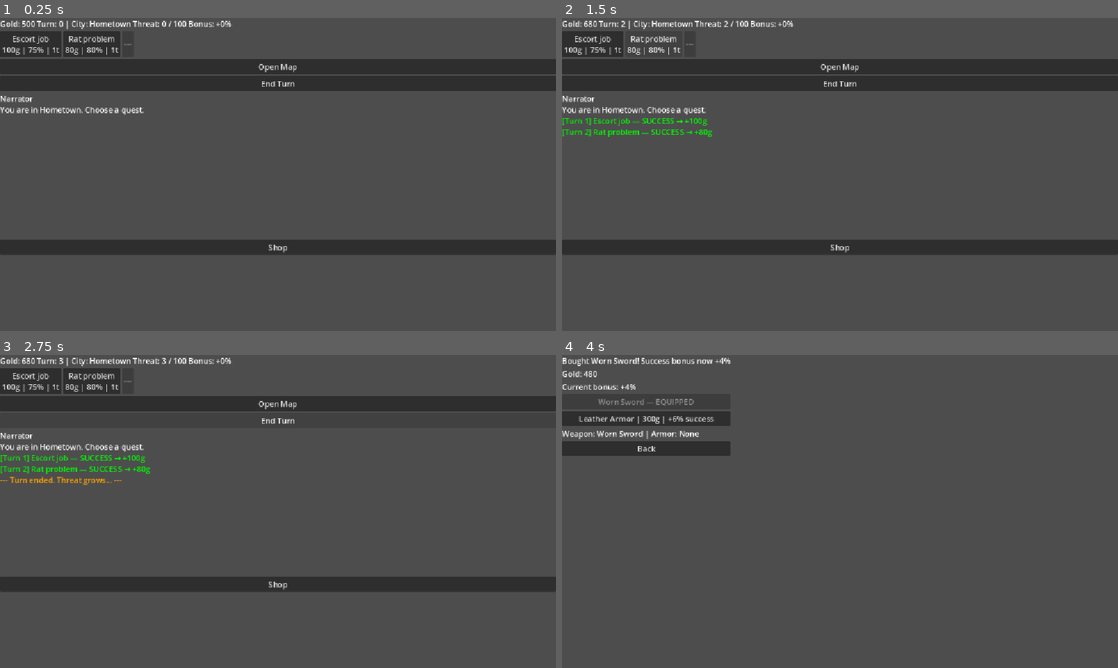
Above: before the commit, frames 1-4 (two rows, left to right).
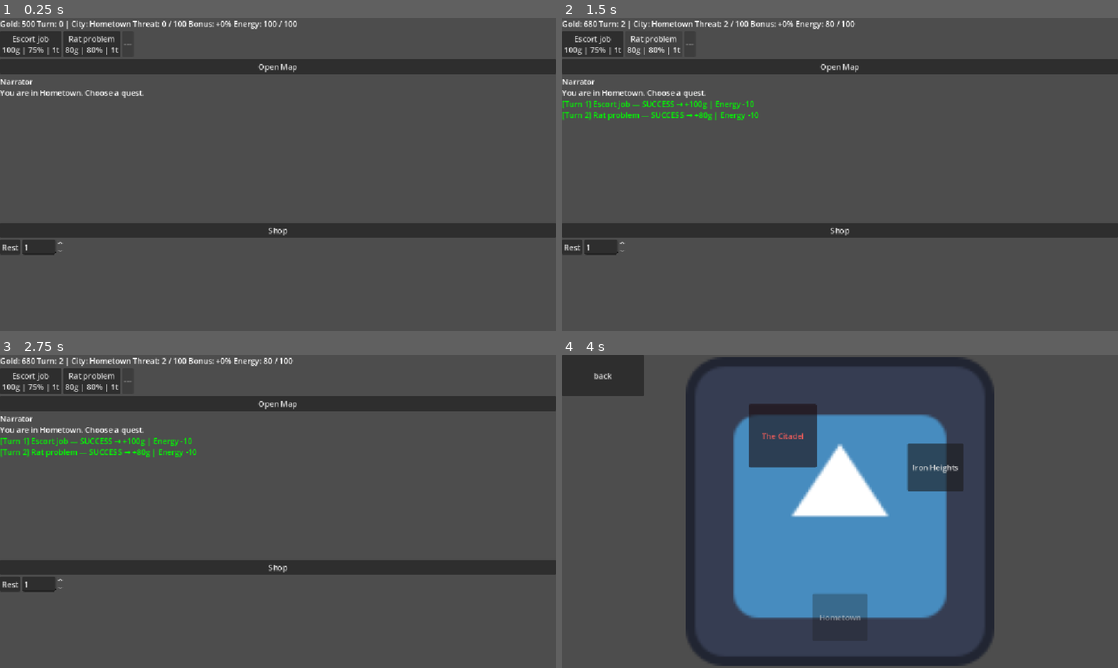
Above: after the commit, the same moments.

Repository: myu5597/The-Hero-Is-Poor
Game: Godot game, scene res://main.tscn
Two runs of this game, one before a commit and one after it. Both use one fixed random seed, a clock stepped at 60 frames per second and the inputs below. The engine's default icon, where the game draws it, is replaced by a stand-in: a white triangle on a blue panel in a dark square.
Inputs (mouse positions are in pixels of both pictures, inside the frame that each line leads up to):
- Up to frame 1 (0.25 s): no input
- Up to frame 2 (1.5 s): click "Escort job 100g | 75% | 1t" at 0.5 s; click "Rat problem 80g | 80% | 1t" at 1.25 s
- Up to frame 3 (2.75 s): click (278, 420) at 2 s, where only the run before the commit has a clickable "End Turn"
- Up to frame 4 (4 s): click (573, 583) at 2.75 s, where only the run after the commit has a clickable "Rest"; click (628, 401) at 3.5 s, where only the run before the commit has a clickable "Worn Sword | 200g | +4% succe…"

The runs differ from the first frame. In frame 1, 14% of the frame differs, in the area x 0-100%, y 0-76%; in frame 2, 16%; in frame 3, 11%; in frame 4, 38%, in the area x 0-78%, y 0-100%.

Commit message:
added resting

Diff:
--- a/GameManager.gd
+++ b/GameManager.gd
@@ -90,3 +90,44 @@
 		{"name": "Mage Robes",      "cost": 2000, "bonus": 0.20, "slot" : "armor"},
 	],
 }
+
+#------Energy System------
+var energy: int = 100
+const MAX_ENERGY: int = 100
+
+const ENERGY_DRAIN_SUCCESS: int = 10
+const ENERGY_DRAIN_FAIL: int = 25
+
+func get_energy_drain(success: bool) -> int:
+	# party members will reduce this later
+	if success:
+		return ENERGY_DRAIN_SUCCESS
+	else:
+		return ENERGY_DRAIN_FAIL
+
+func can_do_quest(quest_index: int) -> bool:
+	var q = quests[current_city][quest_index]
+	if energy <= 0:
+		return false
+	# optionally block quests that would be attempted on 0 energy
+	return true
+
+const ENERGY_REST_RECOVERY: int = 30  # per turn of rest
+const FORCED_REST_TURNS: int = 10
+
+var is_forced_resting: bool = false
+var forced_rest_turns_remaining: int = 0
+
+func rest(turns: int):
+	var actual_turns = min(turns, (MAX_ENERGY - energy) / ENERGY_REST_RECOVERY)
+	energy = min(energy + ENERGY_REST_RECOVERY * actual_turns, MAX_ENERGY)
+	threat += actual_turns
+	turn += actual_turns
+
+func check_exhaustion():
+	if energy <= 0:
+		energy = 0
+		is_forced_resting = true
+		forced_rest_turns_remaining = FORCED_REST_TURNS
+		threat += FORCED_REST_TURNS
+		turn += FORCED_REST_TURNS
--- a/main.gd
+++ b/main.gd
@@ -1,6 +1,7 @@
 extends Control
 
 func update_quest_buttons():
+	var exhausted = GameManager.energy <= 0 or GameManager.is_forced_resting
 	var city_quests = GameManager.quests[GameManager.current_city]
 	var buttons = [
 		$VBoxContainer/QuestButtons/EasyButton,
@@ -12,47 +13,78 @@
 		buttons[i].text = "%s\n%dg | %d%% | %dt" % [
 			q.name,
 			q.reward,
-			int(q.success_chance * 100),
+			int((min(q.success_chance + GameManager.get_success_bonus(), 0.95)) * 100),
 			q.time_cost
 		]
-		buttons[i].disabled = false
+		buttons[i].disabled = exhausted
 
-	# hide unused buttons if a city has fewer than 3 quests
 	for i in range(city_quests.size(), buttons.size()):
 		buttons[i].disabled = true
 		buttons[i].text = "---"
+
+	# also lock rest button during forced rest
+	$VBoxContainer/RestContainer/RestButton.disabled = GameManager.is_forced_resting
+	if GameManager.is_forced_resting:
+		$VBoxContainer/RestContainer/RestInfoLabel.text = "Forced rest: %d turns remaining" % GameManager.forced_rest_turns_remaining
 
 func _ready():
 	$VBoxContainer/QuestButtons/EasyButton.pressed.connect(_on_quest.bind(0))
 	$VBoxContainer/QuestButtons/MediumButton.pressed.connect(_on_quest.bind(1))
 	$VBoxContainer/QuestButtons/HardButton.pressed.connect(_on_quest.bind(2))
-	$VBoxContainer/EndTurnButton.pressed.connect(_on_end_turn)
 	$VBoxContainer/MapButton.pressed.connect(_on_open_map)
 	$VBoxContainer/ShopButton.pressed.connect(_on_open_shop)
+	$VBoxContainer/RestContainer/RestButton.pressed.connect(_on_rest)
+	$VBoxContainer/RestContainer/RestSpinBox.value_changed.connect(_on_rest_turns_changed)
+
 	update_quest_buttons()
 	update_hud()
 	check_game_over()
 	log_message("You are in %s. Choose a quest." % GameManager.current_city, "white")
 
+func _on_rest_turns_changed(value: float):
+	var turns = int(value)
+	var recovery = min(GameManager.ENERGY_REST_RECOVERY * turns, GameManager.MAX_ENERGY - GameManager.energy)
+	var threat_cost = turns
+	$VBoxContainer/RestContainer/RestInfoLabel.text = "+%d energy | Threat +%d" % [recovery, threat_cost]
+
+func _on_rest():
+	var turns = int($VBoxContainer/RestContainer/RestSpinBox.value)
+	GameManager.rest(turns)
+	log_message("Rested for %d turns. Energy: %d | Threat +%d." % [turns, GameManager.energy, turns], "white")
+	$VBoxContainer/RestContainer/RestSpinBox.value = 1
+	update_hud()
+	check_game_over()
+	update_quest_buttons()
 
 func _on_open_shop():
 	get_tree().change_scene_to_file("res://shop.tscn")
 
 func _on_quest(index: int):
 	var q = GameManager.quests[GameManager.current_city][index]
+
+	if GameManager.energy <= 0:
+		GameManager.check_exhaustion()
+		log_message("Collapsed from exhaustion! Forced to rest %d turns. Threat +%d." % [GameManager.FORCED_REST_TURNS, GameManager.FORCED_REST_TURNS], "red")
+		return
+
 	var roll = randf()
 	var effective_chance = min(q.success_chance + GameManager.get_success_bonus(), 0.95)
 	GameManager.turn += q.time_cost
-	GameManager.threat += q.time_cost * 1
+	GameManager.threat += q.time_cost
 
-	if roll <= effective_chance:
+	var success = roll <= effective_chance
+	var drain = GameManager.get_energy_drain(success)
+	GameManager.energy = max(GameManager.energy - drain, 0)
+
+	if success:
 		GameManager.gold += q.reward
-		log_message("[Turn %d] %s — SUCCESS → +%dg" % [GameManager.turn, q.name, q.reward], "green")
+		log_message("[Turn %d] %s — SUCCESS → +%dg | Energy -%d" % [GameManager.turn, q.name, q.reward, drain], "green")
 	else:
-		log_message("[Turn %d] %s — FAIL → +0g" % [GameManager.turn, q.name], "red")
+		log_message("[Turn %d] %s — FAIL → +0g | Energy -%d" % [GameManager.turn, q.name, drain], "red")
 
 	update_hud()
 	check_game_over()
+	update_quest_buttons()
 
 func _on_end_turn():
 	GameManager.turn += 1
@@ -60,6 +92,8 @@
 	log_message("--- Turn ended. Threat grows... ---", "orange")
 	update_hud()
 	check_game_over()
+
+
 
 func _on_open_map():
 	get_tree().change_scene_to_file("res://map.tscn")
@@ -69,6 +103,7 @@
 	$VBoxContainer/HUD/TurnLabel.text = "Turn: %d | City: %s" % [GameManager.turn, GameManager.current_city]
 	$VBoxContainer/HUD/ThreatLabel.text = "Threat: %d / 100" % GameManager.threat
 	$VBoxContainer/HUD/BonusLabel.text = "Bonus: +%d%%" % int(GameManager.get_success_bonus() * 100)
+	$VBoxContainer/HUD/EnergyLabel.text = "Energy: %d / %d" % [GameManager.energy, GameManager.MAX_ENERGY]
 
 func check_game_over():
 	if GameManager.threat >= 100:
@@ -76,7 +111,7 @@
 		$VBoxContainer/QuestButtons/EasyButton.disabled = true
 		$VBoxContainer/QuestButtons/MediumButton.disabled = true
 		$VBoxContainer/QuestButtons/HardButton.disabled = true
-		$VBoxContainer/EndTurnButton.disabled = true
+		$VBoxContainer/RestContainer/RestButton.disabled = true
 		$VBoxContainer/MapButton.disabled = true
 
 func log_message(text: String, color: String):
--- a/main.tscn
+++ b/main.tscn
@@ -34,6 +34,10 @@
 [node name="BonusLabel" type="Label" parent="VBoxContainer/HUD" unique_id=1209522214]
 layout_mode = 2
 
+[node name="EnergyLabel" type="Label" parent="VBoxContainer/HUD" unique_id=742785889]
+layout_mode = 2
+text = "Energy"
+
 [node name="QuestButtons" type="HBoxContainer" parent="VBoxContainer" unique_id=1516699876]
 layout_mode = 2
 
@@ -55,11 +59,6 @@
 text = "Open Map
 "
 
-[node name="EndTurnButton" type="Button" parent="VBoxContainer" unique_id=753623377]
-layout_mode = 2
-text = "End Turn
-"
-
 [node name="LogBox" type="RichTextLabel" parent="VBoxContainer" unique_id=1764014087]
 custom_minimum_size = Vector2(300, 300)
 layout_mode = 2
@@ -70,3 +69,19 @@
 [node name="ShopButton" type="Button" parent="VBoxContainer" unique_id=1285801984]
 layout_mode = 2
 text = "Shop"
+
+[node name="RestContainer" type="HBoxContainer" parent="VBoxContainer" unique_id=493877325]
+layout_mode = 2
+
+[node name="RestButton" type="Button" parent="VBoxContainer/RestContainer" unique_id=1047794229]
+layout_mode = 2
+text = "Rest"
+
+[node name="RestSpinBox" type="SpinBox" parent="VBoxContainer/RestContainer" unique_id=1554606464]
+layout_mode = 2
+min_value = 1.0
+max_value = 20.0
+value = 1.0
+
+[node name="RestInfoLabel" type="Label" parent="VBoxContainer/RestContainer" unique_id=2123486339]
+layout_mode = 2
